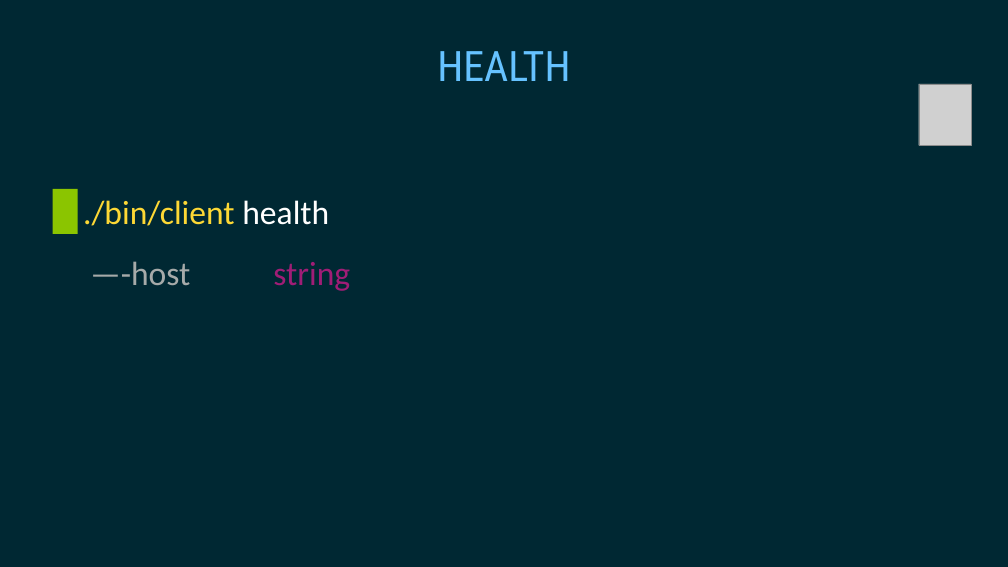
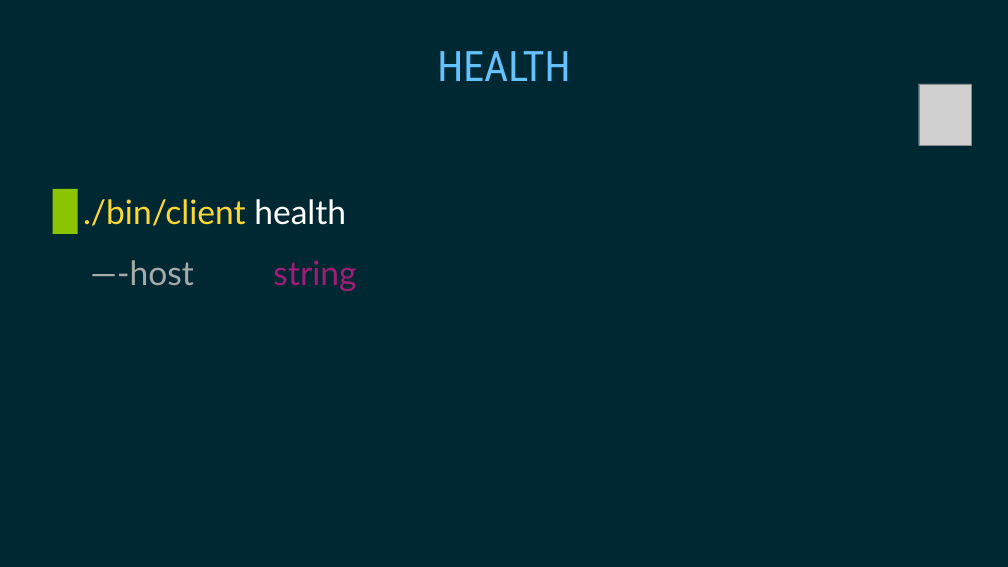
Before and after one commit to gophertuts/reminders-cli, a slide deck: slide 8 of slides/client/Switch.pptx. Drawn at 1008x567 pixels with LibreOffice and Linux fonts; fonts in the diff are those of the drawing; grey boxes stand for pictures. Boxes give left, top, right and bottom in pixels: in the first picture for what was removed or moved away, otherwise in the second. Text is boxed around its words. In the diff, an @@ line names an element or a change of style, - is before the commit and + after.

```diff
--- a/slides/client/Switch.pptx
+++ b/slides/client/Switch.pptx
@@ font Calibri to Lato in 3 elements at [83, 199, 346, 226], [90, 260, 193, 285], [273, 260, 356, 291] @@
```
Also in this commit, not shown: 7 other slides changed, 2 slides added, 4 other files.
